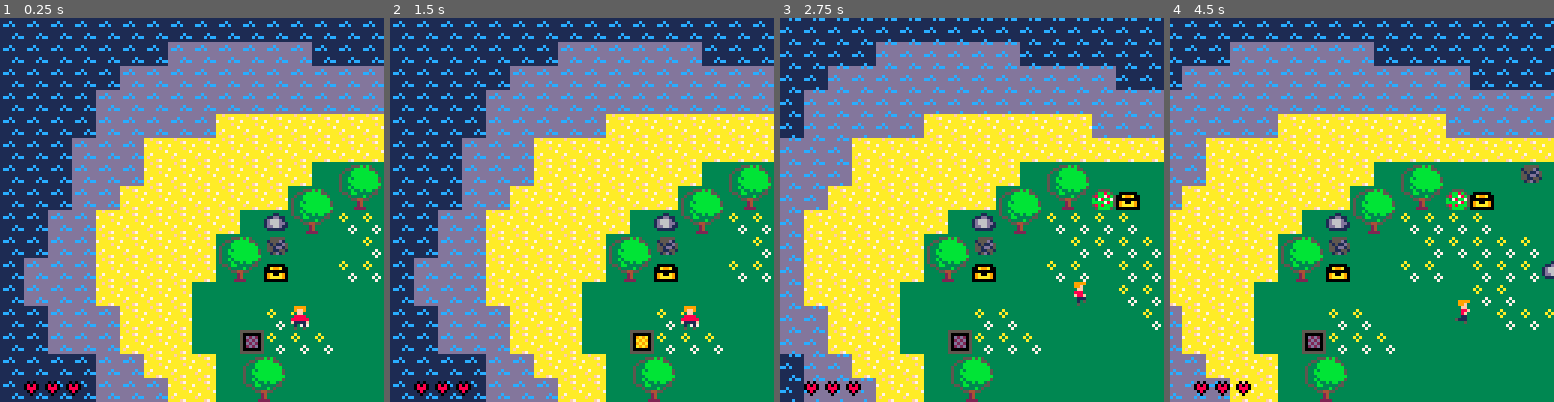
Above: before the commit, frames 1-4 (left to right).
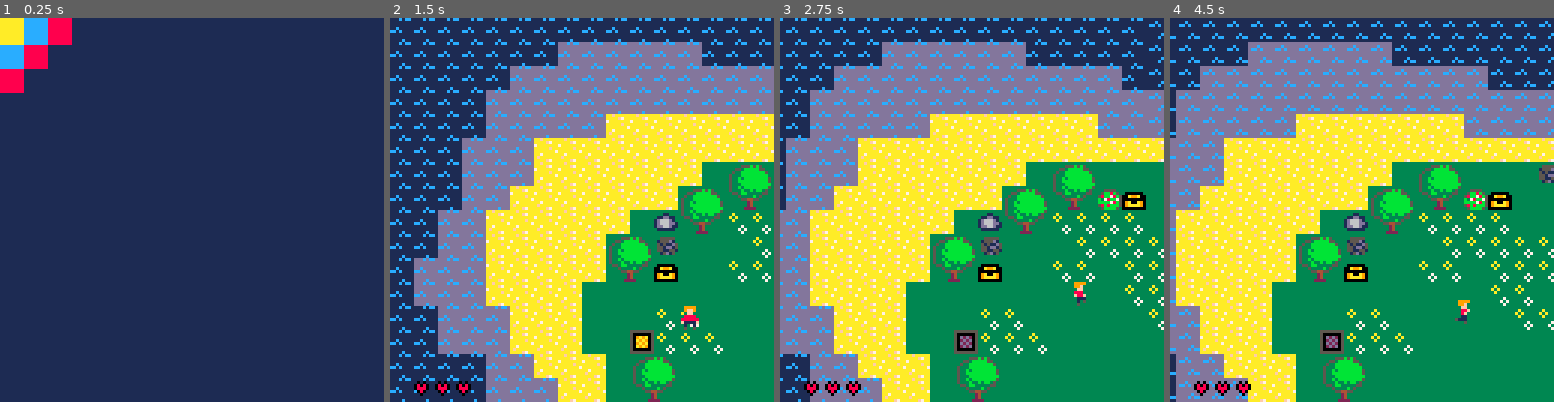
Above: after the commit, the same moments.

Repository: AbsolutRenal/Pico-8---The-Legend-of-Bobby
Game: PICO-8 cartridge bobby.p8
The game is run twice, just before and just after one commit, with the same random seed, the same clock (stepped at 60 frames per second) and the same inputs.
Inputs:
- Up to frame 1 (0.25 s): no input
- Up to frame 2 (1.5 s): tap X (X key) at 0.33, 1.07 s; tap O (Z key) at 0.7 s
- Up to frame 3 (2.75 s): hold Right 1.6-2.1 s; tap O (Z key) at 1.7, 2.1, 2.5 s; tap X (X key) at 1.85 s; hold Up 2.15-2.42 s; hold Right from 2.47 s (still down)
- Up to frame 4 (4.5 s): tap O (Z key) every 0.4 s from 2.9 to 4.1 s; tap X (X key) at 2.97, 4.08 s; release Right at 3.03 s; hold Left 3.08-3.58 s; hold Down 3.63-3.97 s; hold Right from 4.02 s (still down)

The runs differ from the first frame. In frame 1, 80% of the frame differs, in the area x 0-100%, y 0-100%; in frame 2, 12%; in frame 3, 23%; in frame 4, 28%.

Commit message:
V24 - Tweak Loose anim & Manage Reinit after loose game

Diff:
--- a/bobby.p8
+++ b/bobby.p8
@@ -14,9 +14,10 @@
 
 -- game states
 state_menu = 0
-state_game = 1
-state_gps = 2
-state_loose = 3
+state_opening = 1
+state_game = 2
+state_gps = 3
+state_loose = 4
 
 -- sprites
 spr_front = 0
@@ -30,6 +31,7 @@
 spr_swim_side = 22
 spr_water_walk = 12
 spr_water_standing = 44
+spr_dead = 63
 spr_water = 36
 spr_deep_water = 52
 spr_water2 = 37
@@ -38,8 +40,10 @@
 spr_small_tree = 34
 spr_rock1 = 50
 spr_rock2 = 55
+spr_rock2_broken = 56
 spr_rock3 = 47
 spr_rock4 = 8
+spr_rock4_broken = 9
 spr_tree1 = 32
 spr_tree2 = 33
 spr_tree3 = 48
@@ -50,13 +54,18 @@
 spr_treasure4 = 25
 spr_treasure5 = 26
 spr_treasure6 = 27
+spr_treasure = 14
 spr_treasure7 = 28
 spr_teleport1 = 64
 spr_teleport2 = 65
 heart_full = 39
 heart_empty = 42
-spr_big_treasure_opened = 10
+spr_big_treasure_opened1 = 14
+spr_big_treasure_opened2 = 15
+spr_big_treasure_opened3 = 30
+spr_big_treasure_opened4 = 31
 spr_treasure_opened = 25
+spr_treasure_sand_opened = 29
 spr_selected_item = 43
 spr_boots = 38
 spr_flipper = 54
@@ -96,13 +105,13 @@
 
 function init_game()
 	--poke(0x5f2c,7)
+	move_speed = walking
 	palt(0,false)
 	palt(alpha_color,true)
 	map_x = 0
 	map_y = 0
-	move_speed = walking
 	tick = 0
-	current_spr = 0
+	current_spr = spr_standing
 	bobby = {dive=0,injured=0,sx=0,sy=0,hitbox={x=2,y=6,width=4,height=1},flip_x=false,x=96,y=96}
 	background_color = 3
 	move_count = 0
@@ -115,7 +124,6 @@
  hearts = 3
  current_bomb = nil
  selected_item = 1
- state = state_game
  map_data = {}
  create_gps_map()
  detect_teleports()
@@ -137,6 +145,21 @@
    s = mget(i,j)
    if fget(s,flag_teleport) then
     add(teleports,{x=i,y=j})
+   end
+  end
+ end
+end
+
+function reinit_map_items()
+ local s
+ local items = {{from=spr_big_treasure_opened1,to=spr_treasure1},{from=spr_big_treasure_opened2,to=spr_treasure2},{from=spr_big_treasure_opened3,to=spr_treasure5},{from=spr_big_treasure_opened4,to=spr_treasure6},{from=spr_treasure_opened,to=spr_treasure3},{from=spr_treasure_sand_opened,to=spr_treasure7},{from=spr_rock2_broken,to=spr_rock2},{from=spr_rock4_broken,to=spr_rock4}}
+ for j=0,127 do
+  for i=0,127 do
+   s = mget(i,j)
+   for item in all(items) do
+    if s == item.from then
+     mset(i,j,item.to)
+    end
    end
   end
  end
@@ -559,7 +582,9 @@
 end
 
 function _draw()
- if state == state_game then
+ if state == state_opening then
+  draw_display(true,launch)
+ elseif state == state_game then
   draw_game()
  elseif state == state_gps then
   draw_gps()
@@ -722,23 +747,28 @@
 
 function loose_game()
  tick = 0
+ current_spr = spr_dead
  state = state_loose
  sfx(3)
 end
 
 function draw_display(open,completion)
+ draw_map()
  handle_bombs()
  draw_bobby()
  animate_textures()
 	draw_background_if_behind()
-
- local colors = {0,5,6,7}
+	draw_hud()
+
+ --local colors = {0,5,6,7}
+ --local colors = {7,6,5,0}
+ local colors = {10,12,8,1}
  local c = count(colors)
  local l = tick%32
  for i=15,0,-1 do
   for n=1,c do
    if open then
-    rectfill((l-i+n-c)*8, i*8, 128, (i+1)*8, colors[c+1-n])
+    rectfill((l-i+n-c)*8, i*8, 128, (i+1)*8, colors[n])
    else
     rectfill(0, i*8, (l-i-n+c)*8, (i+1)*8, colors[n])
    end
@@ -750,8 +780,9 @@
 end
 
 function new_game()
+ state = state_opening
  init_game()
- draw_display(true,launch)
+ reinit_map_items()
 end
 
 function launch()
@@ -762,10 +793,10 @@
 ee9ff9eeee9ff9eeee9999eeee9999eeee99feeeee99feeeeeeeeeeeeeeeeeeeaa55555aaaaaf7aaeeeeeeeeeeeeeeeeeeeeeeeeeeeeeeeeee00aaa222aaa00e
 eeeffeeeeeeffeeeeeeffeeeeeeffeeeeeeffeeeeeeffeeeeee555eeeee555ee71555d1a7aaad5aaeeeeeeeeeeeeeeeeeeeeeeeeeeeeeeeee0099aaaaaaa9900
 ee88888ee88888eeee88888ee88888eeee888eeeeee88feeee55ee5eee5e555ea51511d5aa5aaddaeeeeeeeeeeeeeeeeeeeeeeee7eeeee7ee000000000000000
-e88888feef88888ee88888feef88888eeef88feeeee8feeeee5e555eee55555ea551dd15adaaaaa7eeeeeeeeeeeeeeeee7eeeee7eeeeeeeee000000222000000
-ef1111eeee1111feef1111eeee1111feeee111eeeee11eeeeee555eeeee555eea5511551aa5a5aa5eee00000000000eeeeee7eeeee7eeeeee002222222222200
-ee5ee1eeee1ee5eeee5ee1eeee1ee5eeeee1e5eee5111eeeeeeeeeeeeeeeeeeeaf15d15aafada5aaee009aa222aa900e7eceecceeceecceee022222222222220
-eeeee5eeee5eeeeeeeeee5eeee5eeeeeeee5eeeeeeee5eeeeeeeeeeeeeeeeeeeaaaaf7aaaaaaf7aae00299aaaaa99200eedcddeeeecdddeee002222222222200
+e88888feef88888ee88888feef88888eeef88feeeee8feeeee5e555eee55555ea551dd15adaaaaa7eeeeeeeeeeeeeeeee7eeeee7eeeeeeeee00000022200000e
+ef1111eeee1111feef1111eeee1111feeee111eeeee11eeeeee555eeeee555eea5511551aa5a5aa5eee00000000000eeeeee7eeeee7eeeeeee0222222222220e
+ee5ee1eeee1ee5eeee5ee1eeee1ee5eeeee1e5eee5111eeeeeeeeeeeeeeeeeeeaf15d15aafada5aaee009aa222aa900e7eceecceeceecceeeee00022222000ee
+eeeee5eeee5eeeeeeeeee5eeee5eeeeeeee5eeeeeeee5eeeeeeeeeeeeeeeeeeeaaaaf7aaaaaaf7aae00299aaaaa99200eedcddeeeecdddeeee0222222222220e
 ee9999eeee9999eeeeeeeeeeeeeeeeeeeeeeeeeeeeeeeeeeeeeeeeeeeeeeeeeeeeeeeeeee000000ee000000000000000aafaaaaaa000000ae000000000000000
 ee9ff9eeef9ff9feeeeeeeeeeeeeeeeeeeeeeeeeeeeeeeeeeeeeeeeeeeeeeeeeeeeeeeeee0a99a0ee0099aa000aa9900aaaaf7aaa0a99a0ae0029aa000aa9200
 eeeffeeee8effe8eeee99eeeeee99eeeeee99eeeeee99eeeeee99eeeeee99eeee000000ee055550ee0029a02220a92007000000a7055550ae0029a02220a9200
@@ -782,14 +813,14 @@
 e533b3bbbbbbbb5ebbbb78b533333733dddddcdddddddddde04000eeeee0eeeeeee0eeeeeee0eeeeeee0eeeeeeeeeeeeeeeeeeeeee080eeeee40004e1dd66d11
 e533bbbbbbbbbb5e58b8bbb533337373ddddcdccdddddddde044440eeeeeeeeeeeeeeeeeeeeeeeeeeeeeeeee7eeeeee7eecdcdeeeee0eeeeeee444eea111111a
 e5333bbbbbbbbbbee5bbbb5e33333733ddddddddddddcddde000000eeeeeeeeeeeeeeeeeeeeeeeeeeeeeeeee77eeee77eedcdceeeeeeeeeeeeeeeeeeaaaaf7aa
-e533b3bbbbbbbb5eeeeeeeeeaafaaaaa11111111111c1cc1eeeeeeeeeeeeeeeeeeeeeeeeeeeeaeaeeeeeeeeeeeaeae6eeeaeae6e5e6ee5eeeeeeeeee00000000
-e5333b33b3bb35eeeee11eeeaaaaf7aa111c111111111111e5eeeeeeee55555eeeeeeeeeeeee09eeee7777eeea766ae6eae66ae6e66e5ee5eeeeeeee00000000
-ee553bb3333355eee11dd11e7aaaaaaa1cc1c111111111115d5eeeeee1555d1eeeeed5eeeee0eeaee777777ea679977aa6e99eeaeaeeee65eee555ee00000000
-eeee53333b35eeee1d666d1eaaaaafaa1111111111c111115dd5eeeee51511d5ee5eeddeee555eeee777777ee977796ae9eee96aeeeeee6eeee5e5ee00000000
-eeeee554455eeeee1d666dd1aaaaaaa711111111cc1c1111e55c5c5ce551dd15edeeeeeee57555eee777777ee697676ee69e6e6eee5eeeeeeeee5eee00000000
-eeeeeee24eeeeeee1dd66d11aa7aaaaa11111c1111111111eec5c5c5e5511551ee5e5ee5e57555eee777777ea767777eae6eeeeee6eeee6eeeee5eee00000000
-eeeeeee24eeeeeeee111111eafaaaaaa1111c1cc11111111eeec5c5eee15d15eeeede5eee55575eeee7777eeae9799aeae9e99ae5eee6e5eeee55eee00000000
-eeeeee2222eeeeeeeeeeeeeeaaaaf7aa111111111111c111eeeec5eeeeeeeeeeeeeeeeeeee555eeeeeeeeeeeeae96aaeeae96aaeeeeaeeeeeeeeeeee00000000
+e533b3bbbbbbbb5eeeeeeeeeaafaaaaa11111111111c1cc1eeeeeeeeeeeeeeeeeeeeeeeeeeeeaeaeeeeeeeeeeeaeae6eeeaeae6e5e6ee5eeeeeeeeeeeeeeeeee
+e5333b33b3bb35eeeee11eeeaaaaf7aa111c111111111111e5eeeeeeee55555eeeeeeeeeeeee09eeee7777eeea766ae6eae66ae6e66e5ee5eeeeeeeeeeeeeeee
+ee553bb3333355eee11dd11e7aaaaaaa1cc1c111111111115d5eeeeee1555d1eeeeed5eeeee0eeaee777777ea679977aa6e99eeaeaeeee65eee555eeeeeeeeee
+eeee53333b35eeee1d666d1eaaaaafaa1111111111c111115dd5eeeee51511d5ee5eeddeee555eeee777777ee977796ae9eee96aeeeeee6eeee5e5eeeeef8899
+eeeee554455eeeee1d666dd1aaaaaaa711111111cc1c1111e55c5c5ce551dd15edeeeeeee57555eee777777ee697676ee69e6e6eee5eeeeeeeee5eeee5118899
+eeeeeee24eeeeeee1dd66d11aa7aaaaa11111c1111111111eec5c5c5e5511551ee5e5ee5e57555eee777777ea767777eae6eeeeee6eeee6eeeee5eee51118899
+eeeeeee24eeeeeeee111111eafaaaaaa1111c1cc11111111eeec5c5eee15d15eeeede5eee55575eeee7777eeae9799aeae9e99ae5eee6e5eeee55eeeeeeee8fe
+eeeeee2222eeeeeeeeeeeeeeaaaaf7aa111111111111c111eeeec5eeeeeeeeeeeeeeeeeeee555eeeeeeeeeeeeae96aaeeae96aaeeeeaeeeeeeeeeeeeeeeeeeee
 55555555555555550000000000000000000000000000000000000000000000000000000000000000000000000000000000000000000000000000000000000000
 50000005500000050000000000000000000000000000000000000000000000000000000000000000000000000000000000000000000000000000000000000000
 50d2d205509a9a050000000000000000000000000000000000000000000000000000000000000000000000000000000000000000000000000000000000000000
